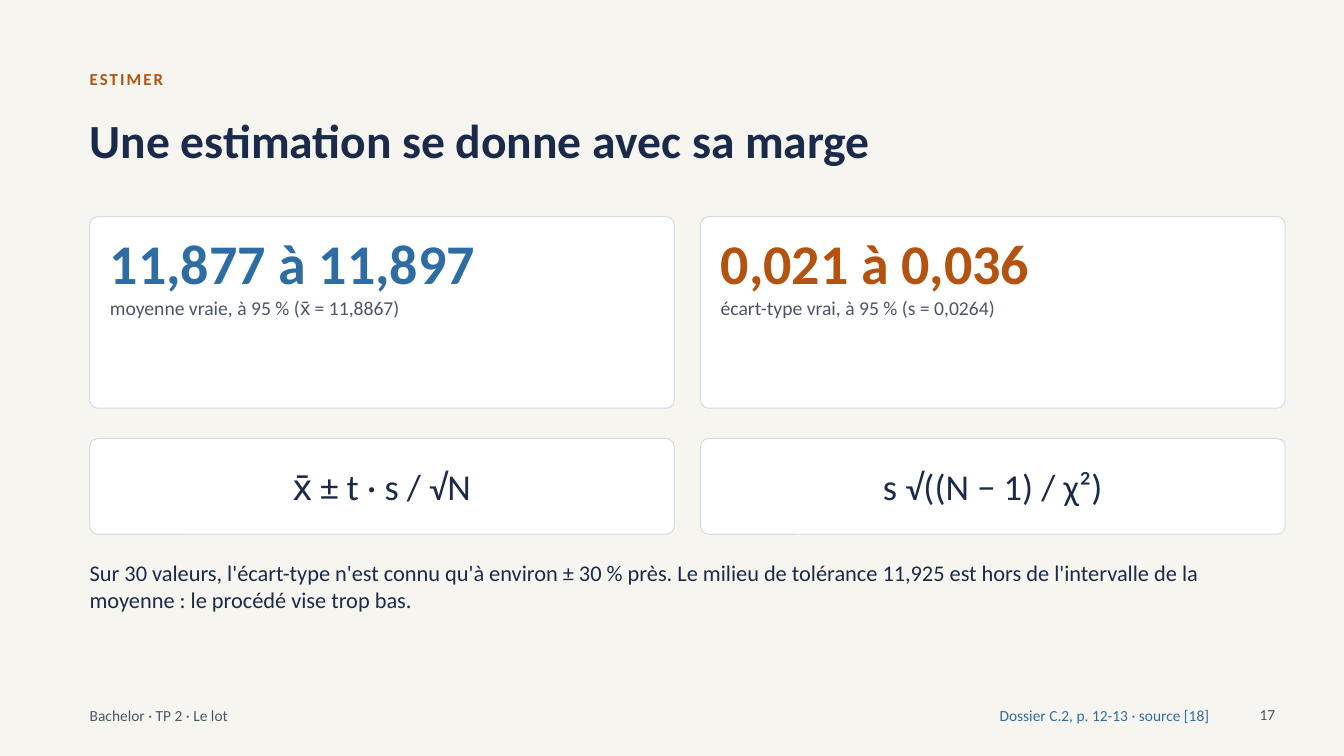
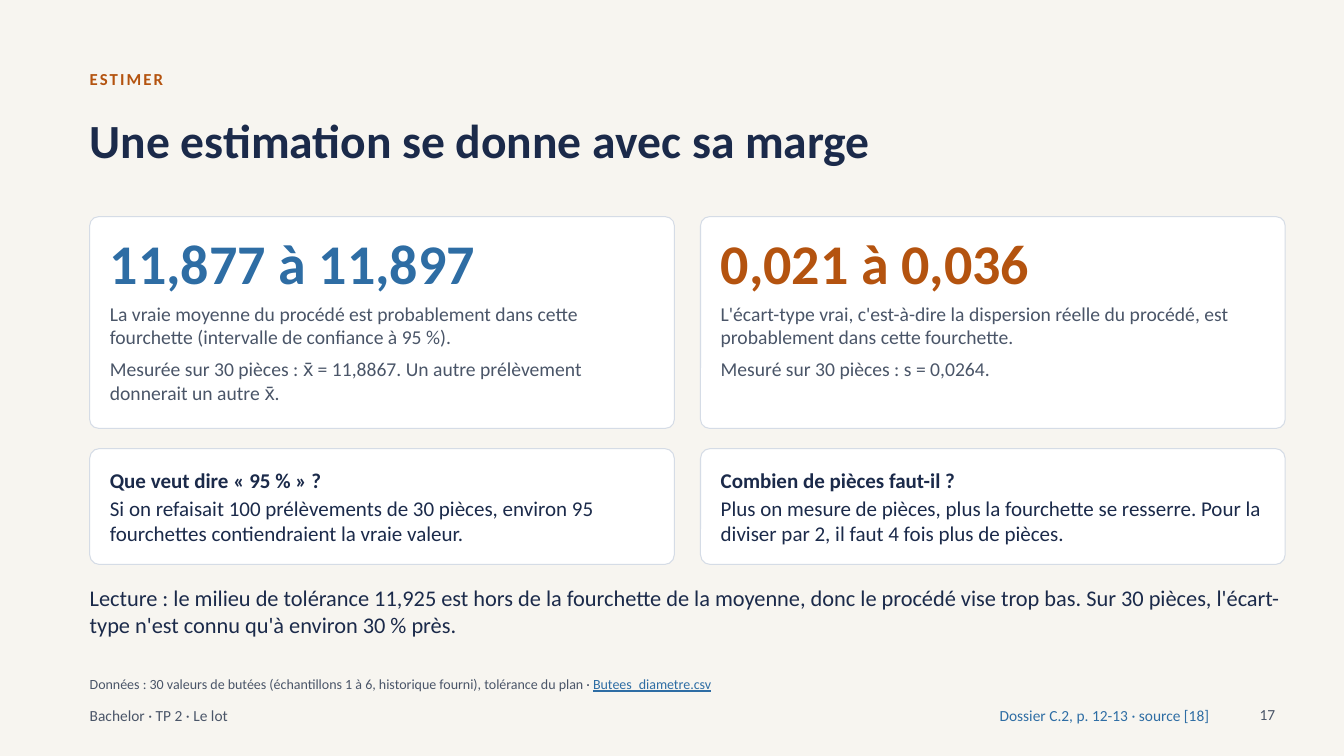
Before and after one commit to sjaubert/000_OI, a slide deck: slide 17 of SPC/Capabilite_SPC_Bachelor.pptx. Drawn at 1344x756 pixels with LibreOffice and Linux fonts; fonts in the diff are those of the drawing. Boxes give left, top, right and bottom in pixels: in the first picture for what was removed or moved away, otherwise in the second. Text is boxed around its words. In the diff, an @@ line names an element or a change of style, - is before the commit and + after.

```diff
--- a/SPC/Capabilite_SPC_Bachelor.pptx
+++ b/SPC/Capabilite_SPC_Bachelor.pptx
@@ rounded rectangle resized from (x1=90, y1=217, x2=675, y2=408) to (x1=90, y1=217, x2=675, y2=429) @@
@@ rounded rectangle resized from (x1=701, y1=217, x2=1286, y2=408) to (x1=701, y1=217, x2=1286, y2=429) @@
@@ text at (x1=110, y1=307, x2=581, y2=400): text changed @@
-moyenne vraie, à 95 % (x̄ = 11,8867)
+La vraie moyenne du procédé est probablement dans cette fourchette (intervalle de confiance à 95 %).
+Mesurée sur 30 pièces : x̄ = 11,8867. Un autre prélèvement donnerait un autre x̄.
@@ text at (x1=721, y1=307, x2=1228, y2=379): text changed @@
-écart-type vrai, à 95 % (s = 0,0264)
+L'écart-type vrai, c'est-à-dire la dispersion réelle du procédé, est probablement dans cette fourchette.
+Mesuré sur 30 pièces : s = 0,0264.
@@ rounded rectangle resized from (x1=90, y1=439, x2=675, y2=534) to (x1=90, y1=449, x2=675, y2=565) @@
@@ rounded rectangle resized from (x1=701, y1=439, x2=1286, y2=534) to (x1=701, y1=449, x2=1286, y2=565) @@
@@ text at (x1=110, y1=473, x2=593, y2=541): text changed; size 26 to 15 pt @@
-x̄ ± t · s / √N
+Que veut dire « 95 % » ?
+Si on refaisait 100 prélèvements de 30 pièces, environ 95 fourchettes contiendraient la vraie valeur.
@@ text at (x1=721, y1=473, x2=1261, y2=545): text changed; size 26 to 15 pt @@
-s √((N − 1) / χ²)
+Combien de pièces faut-il ?
+Plus on mesure de pièces, plus la fourchette se resserre. Pour la diviser par 2, il faut 4 fois plus de pièces.
@@ text at (x1=90, y1=590, x2=1279, y2=637): text changed @@
-Sur 30 valeurs, l'écart-type n'est connu qu'à environ ± 30 % près. Le milieu de tolérance 11,925 est hors de l'intervalle de la moyenne : le procédé vise trop bas.
+Lecture : le milieu de tolérance 11,925 est hors de la fourchette de la moyenne, donc le procédé vise trop bas. Sur 30 pièces, l'écart-type n'est connu qu'à environ 30 % près.
@@ text added at (x1=90, y1=679, x2=711, y2=692), 10 pt, text #4A5568 @@
+Données : 30 valeurs de butées (échantillons 1 à 6, historique fourni), tolérance du plan · Butees_diametre.csv
```
Also in this commit, not shown: 23 other slides changed.
